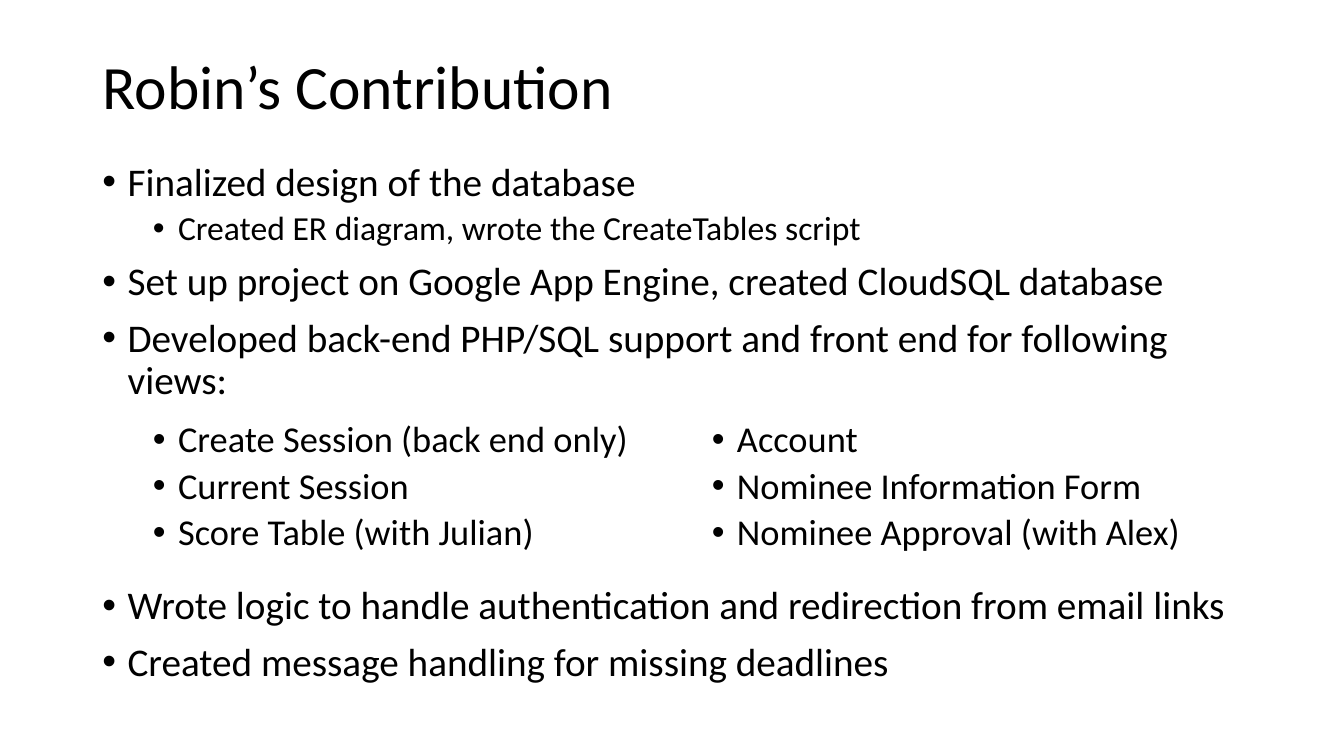
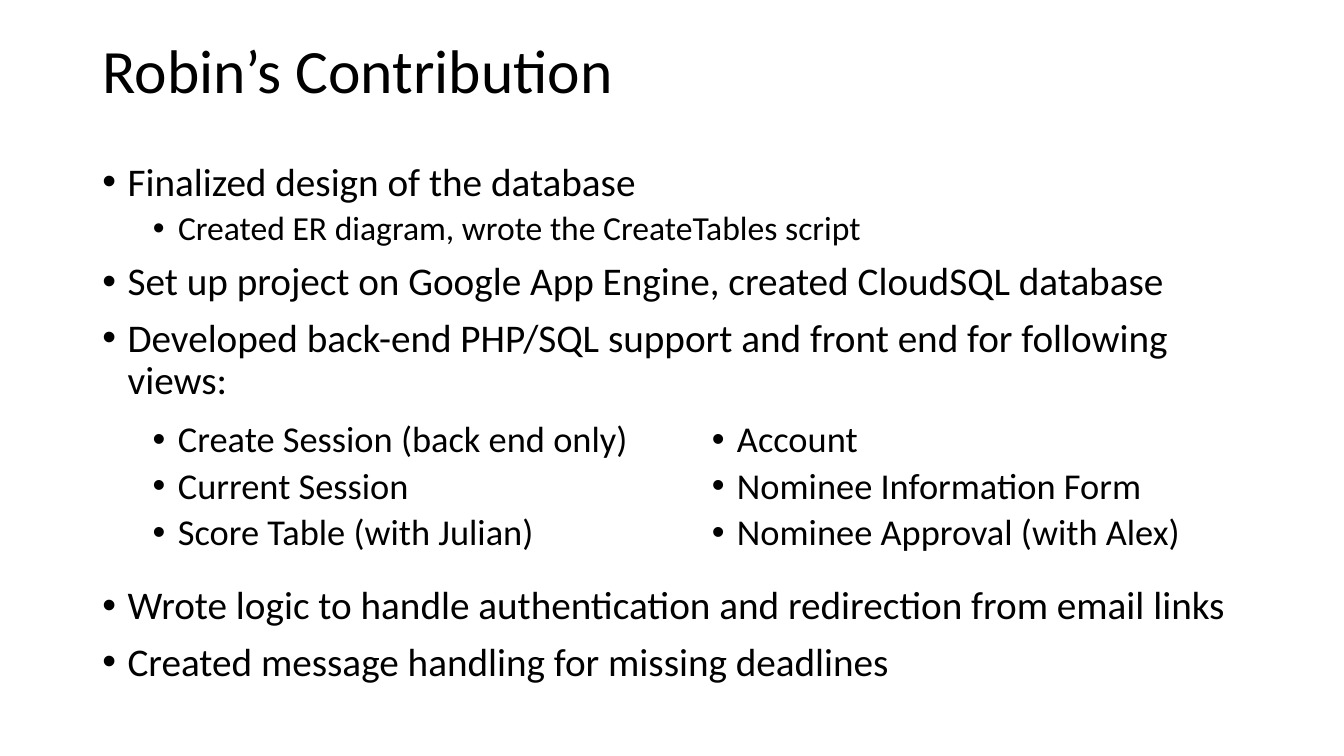
Before and after one commit to robinschiro/GTASS, a slide deck: slide 3 of Documentation/PowerPoint/Robin-ER_Diagram+Contribution.pptx. Drawn at 1344x756 pixels with LibreOffice and Linux fonts; fonts in the diff are those of the drawing. Boxes give left, top, right and bottom in pixels: in the first picture for what was removed or moved away, otherwise in the second. Text is boxed around its words. In the diff, an @@ line names an element or a change of style, - is before the commit and + after.

```diff
--- a/Documentation/PowerPoint/Robin-ER_Diagram+Contribution.pptx
+++ b/Documentation/PowerPoint/Robin-ER_Diagram+Contribution.pptx
@@ title "Robin’s Contribution" moved from (x1=102, y1=66, x2=612, y2=110) to (x1=102, y1=50, x2=612, y2=94) @@
```
Also in this commit, not shown: 2 slides added.
